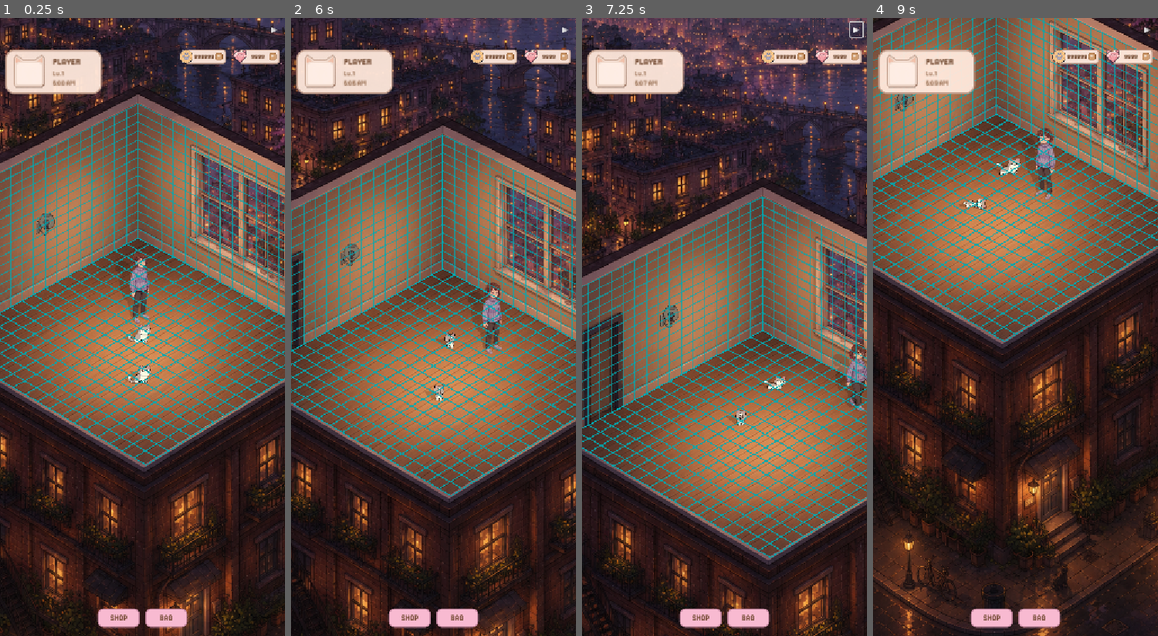
Above: before the commit, frames 1-4 (left to right).
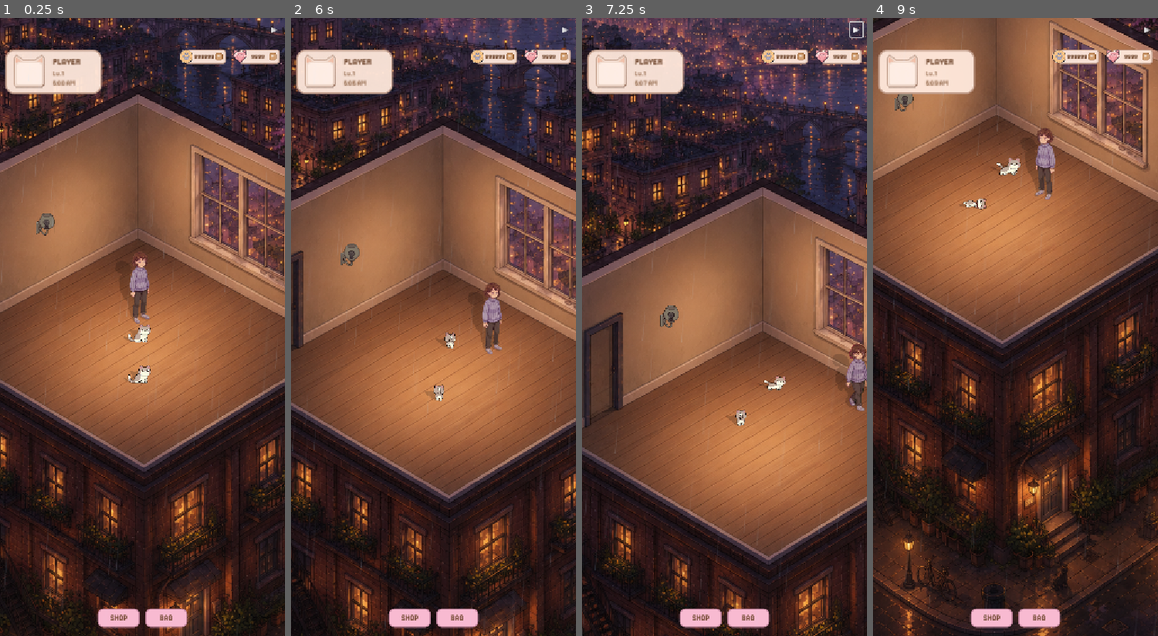
Above: after the commit, the same moments.

Repository: tangbuu/MyPetHouse
Game: Godot game, scene res://scenes/Main.tscn
Same seed, same stepped clock (60 frames per second), same inputs: the game is played once before the commit and once after it.
Inputs (mouse positions are in pixels of both pictures, inside the frame that each line leads up to):
- Up to frame 1 (0.25 s): no input
- Up to frame 2 (6 s): click "+" at 0.5 s; click "+" at 1.25 s; click "SHOP" at 2 s; click "BAG" at 2.75 s; click "▶" at 3.5 s; click "◀" at 4.25 s; move the mouse to (496, 296) at 5.02 s; hold Right (ui_right) 5.03-5.75 s; click (496, 296) at 5.17 s; drag from (376, 357) to (419, 450) at 5.77 s
- Up to frame 3 (7.25 s): move the mouse to (753, 191) at 6.52 s; hold Right (ui_right) from 6.53 s (still down)
- Up to frame 4 (9 s): release Right (ui_right) at 7.25 s; drag from (1001, 450) to (930, 234) at 7.27 s; move the mouse to (1101, 419) at 8.02 s; hold Left (ui_left) 8.03-8.75 s; drag from (930, 234) to (972, 172) at 8.77 s

The runs differ from the first frame. In frame 1, 9.4% of the frame differs, in the area x 0-100%, y 7-94%; in frame 2, 9.7%, in the area x 0-100%, y 12-100%; in frame 3, 9.2%; in frame 4, 8.5%.

Commit message:
fix: rain in front of room, grid off by default, permanent item hold guard
- Rain CanvasLayer moved to layer 1 (above room), night overlay to layer 2
- Rain angle 0.18, streak length 0.06 (shorter, angled drops)
- Grid overlay hidden by default on game start
- Permanent fixtures (door/window) block edit mode on hold, not just drag

Co-Authored-By: Claude Sonnet 4.6 <noreply@anthropic.com>

Diff:
--- a/scripts/Main.gd
+++ b/scripts/Main.gd
@@ -97,7 +97,7 @@
 
 func _setup_night_overlay() -> void:
 	var layer := CanvasLayer.new()
-	layer.layer = 0   # above world space
+	layer.layer = 2   # above rain (layer 1) and world
 	add_child(layer)
 	_night_overlay = ColorRect.new()
 	_night_overlay.color = Color(1, 1, 1, 1)  # driven entirely by shader
@@ -116,7 +116,7 @@
 
 func _setup_rain() -> void:
 	var layer := CanvasLayer.new()
-	layer.layer = -1   # behind world space — shows only in gaps around room
+	layer.layer = 1   # above world (room), below night overlay (layer 2)
 	add_child(layer)
 	_rain_overlay = ColorRect.new()
 	_rain_overlay.mouse_filter = Control.MOUSE_FILTER_IGNORE
@@ -277,8 +277,9 @@
 		if _hold_timer >= _HOLD_THRESHOLD:
 			_hold_active = false
 			_hold_timer  = 0.0
-			_hud.enter_edit_mode()
-			call_deferred("_try_start_drag", _hold_pos)
+			if not _hold_pos_is_permanent(_hold_pos):
+				_hud.enter_edit_mode()
+				call_deferred("_try_start_drag", _hold_pos)
 
 	for i in min(_pet_nodes.size(), _pet_labels.size()):
 		var pet := _pet_nodes[i]
@@ -602,6 +603,16 @@
 	for shape in item.find_children("*", "CollisionShape2D", true, false):
 		(shape as CollisionShape2D).disabled = not enabled
 
+func _hold_pos_is_permanent(global_pos: Vector2) -> bool:
+	if not _room: return false
+	var local_pos := _room.to_local(global_pos)
+	for item_name in _room.item_names():
+		var node := _room.get_item(item_name) as Node2D
+		if not node: continue
+		if _sprite_hit(node, local_pos):
+			return _room_data.get("items", []).any(func(e): return e.get("name","") == node.name and e.get("permanent", false))
+	return false
+
 func _try_start_drag(global_pos: Vector2) -> void:
 	if not _room: return
 	var gs        := _room.grid_system
--- a/scripts/Room.gd
+++ b/scripts/Room.gd
@@ -166,7 +166,7 @@
 	var grid := Node2D.new()
 	grid.name    = "GridOverlay"
 	grid.z_index = 0
-	grid.visible = true
+	grid.visible = false
 	grid.set_script(load("res://scripts/RoomGrid.gd"))
 	add_child(grid)
 	grid.call("setup", data)
--- a/shaders/rain.gdshader
+++ b/shaders/rain.gdshader
@@ -3,8 +3,8 @@
 uniform float rain_speed    : hint_range(0.1, 5.0) = 1.8;
 uniform float rain_density  : hint_range(0.0, 1.0) = 0.55;
 uniform float rain_opacity  : hint_range(0.0, 0.6) = 0.13;
-uniform float rain_angle    : hint_range(-0.4, 0.4) = 0.07;
-uniform float streak_length : hint_range(0.01, 0.25) = 0.10;
+uniform float rain_angle    : hint_range(-0.4, 0.4) = 0.18;
+uniform float streak_length : hint_range(0.01, 0.25) = 0.06;
 
 float hash(vec2 p) {
 	return fract(sin(dot(p, vec2(127.1, 311.7))) * 43758.5453);
Binary file added: assets/backgrounds/rain_dusk_city.png
Not shown, added: assets/backgrounds/rain_dusk_city.png.import
Binary file added: assets/bg/img.png
Not shown, added: assets/bg/img.png.import
Binary file added: assets/bg/img1.png
Not shown, added: assets/bg/img1.png.import
Not shown, added: assets/genemi/Gemini_Generated_Image_gwq59fgwq59fgwq5.png.import
Binary file added: assets/genemi/Gemini_Generated_Image_q2av6pq2av6pq2av.png
Not shown, added: assets/genemi/Gemini_Generated_Image_q2av6pq2av6pq2av.png.import
Not shown, added: assets/genemi/Gemini_Generated_Image_rwkak5rwkak5rwka.png.import
Binary file added: assets/player/Gemini_Generated_Image_b89legb89legb89l.png
Not shown, added: assets/player/Gemini_Generated_Image_b89legb89legb89l.png.import
(and 4 more such lines)
